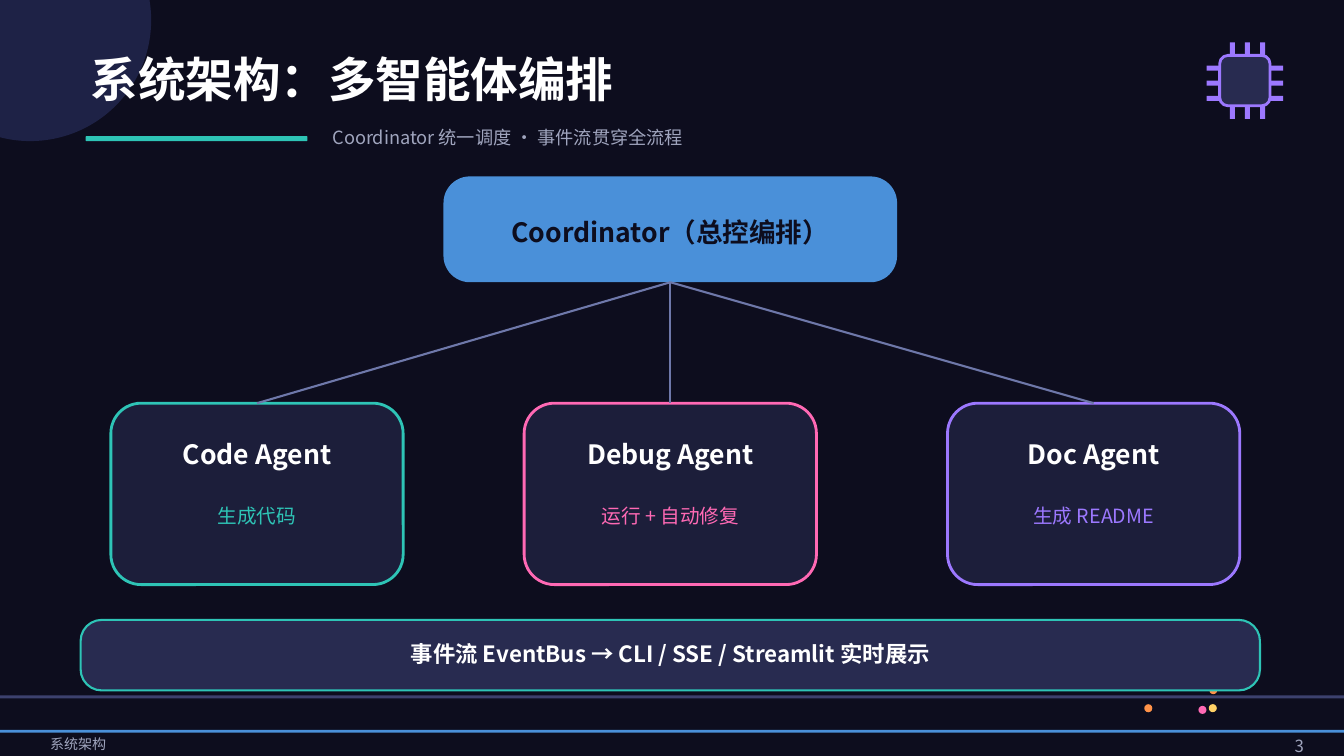
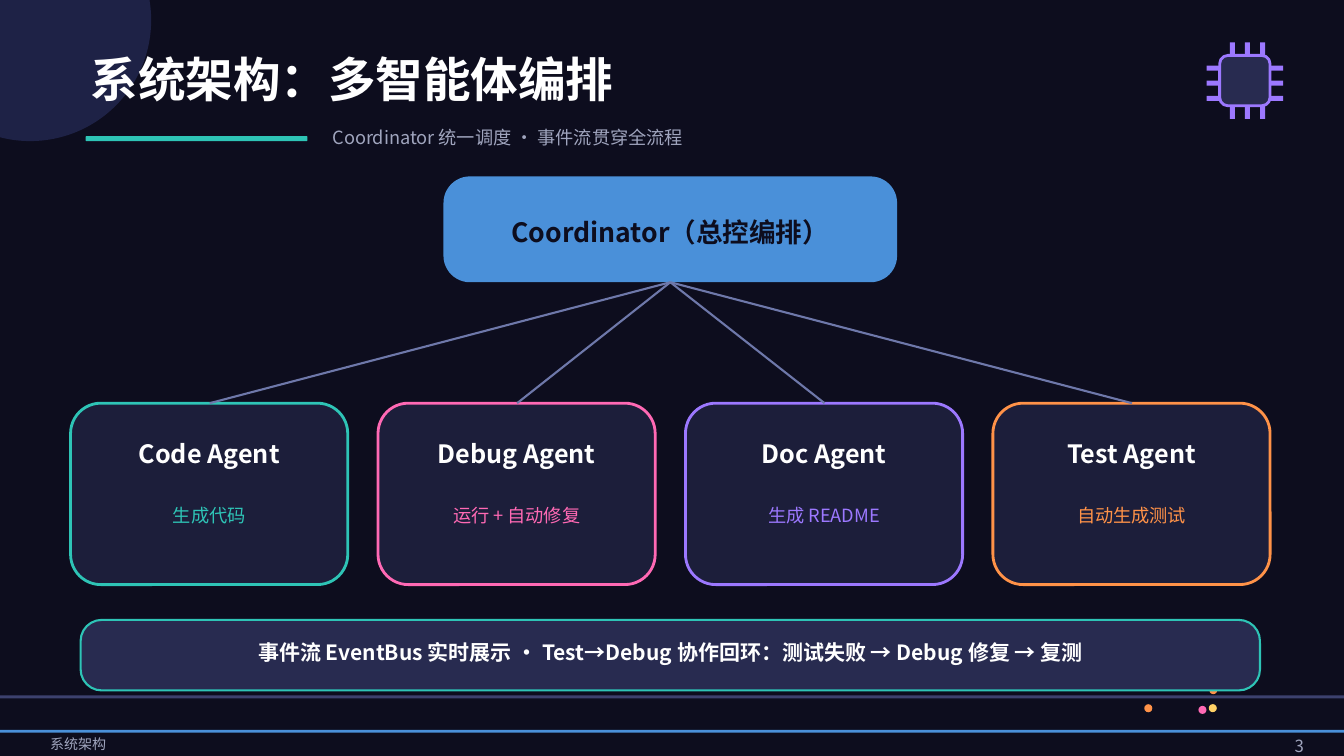
Before and after one commit to dhkgs22/codegen_agent, a slide deck: slide 3 of output/slides/AI_Agent_Project_I_答辩.pptx. Drawn at 1344x756 pixels with LibreOffice and Linux fonts; fonts in the diff are those of the drawing. Boxes give left, top, right and bottom in pixels: in the first picture for what was removed or moved away, otherwise in the second. Text is boxed around its words. In the diff, an @@ line names an element or a change of style, - is before the commit and + after.

Commit message:
PPT第三版：新增 Harness+协作回环页，布局检查 8 页全绿

```diff
--- a/output/slides/AI_Agent_Project_I_答辩.pptx
+++ b/output/slides/AI_Agent_Project_I_答辩.pptx
@@ line moved from (670, 282) - (257, 403) to (670, 282) - (210, 403) @@
@@ line moved from (670, 282) - (670, 403) to (670, 282) - (517, 403) @@
@@ line moved from (670, 282) - (1094, 403) to (670, 282) - (1132, 403) @@
@@ line added from (670, 282) to (825, 403), #6E78AA 1.5 pt @@
@@ rounded rectangle: place and size @@
-rounded rectangle at (111,403,403,585)
+rounded rectangle at (71,403,348,585)
@@ rounded rectangle: place and size @@
-rounded rectangle at (524,403,817,585)
+rounded rectangle at (378,403,655,585)
@@ rounded rectangle added at (686,403,963,585), fill #1C1E3A, outline #9C78FF 2 pt @@
@@ rounded rectangle: place and size @@
-rounded rectangle at (948,403,1240,585)
+rounded rectangle at (993,403,1270,585)
@@ rounded rectangle at (993,403,1270,585): outline #9C78FF 2 pt to #FF9248 2 pt @@
@@ text "Code Agent": place and size @@
-text "Code Agent" at (183,442,331,471)
+text "Code Agent" at (139,443,280,469)
@@ text "Debug Agent": place and size @@
-text "Debug Agent" at (587,442,753,471)
+text "Debug Agent" at (438,443,595,469)
@@ size 19 to 18 pt in 3 elements at (139,443,280,469), (438,443,595,469), (762,444,886,469) @@
@@ text "Doc Agent": place and size @@
-text "Doc Agent" at (1028,444,1159,471)
+text "Doc Agent" at (762,444,886,469)
@@ text added at (1067,444,1196,469), 18 pt, text #FFFFFF, bold @@
+Test Agent
@@ text "生成代码": place and size @@
-text "生成代码" at (218,506,296,525)
+text "生成代码" at (173,506,246,524)
@@ text "运行 + 自动修复": place and size @@
-text "运行 + 自动修复" at (601,506,739,525)
+text "运行 + 自动修复" at (453,506,581,524)
@@ size 14 to 13 pt in 3 elements at (173,506,246,524), (453,506,581,524), (768,506,880,524) @@
@@ text "生成 README": place and size @@
-text "生成 README" at (1033,506,1154,525)
+text "生成 README" at (768,506,880,524)
@@ text added at (1077,506,1186,524), 13 pt, text #FF9248 @@
+自动生成测试
@@ text at (258,642,1083,665): text changed; size 16 to 15 pt @@
-事件流 EventBus → CLI / SSE / Streamlit 实时展示
+事件流 EventBus 实时展示 · Test→Debug 协作回环：测试失败 → Debug 修复 → 复测
```
Also in this commit, not shown: 3 other slides changed, 1 slide added, 1 other file.
